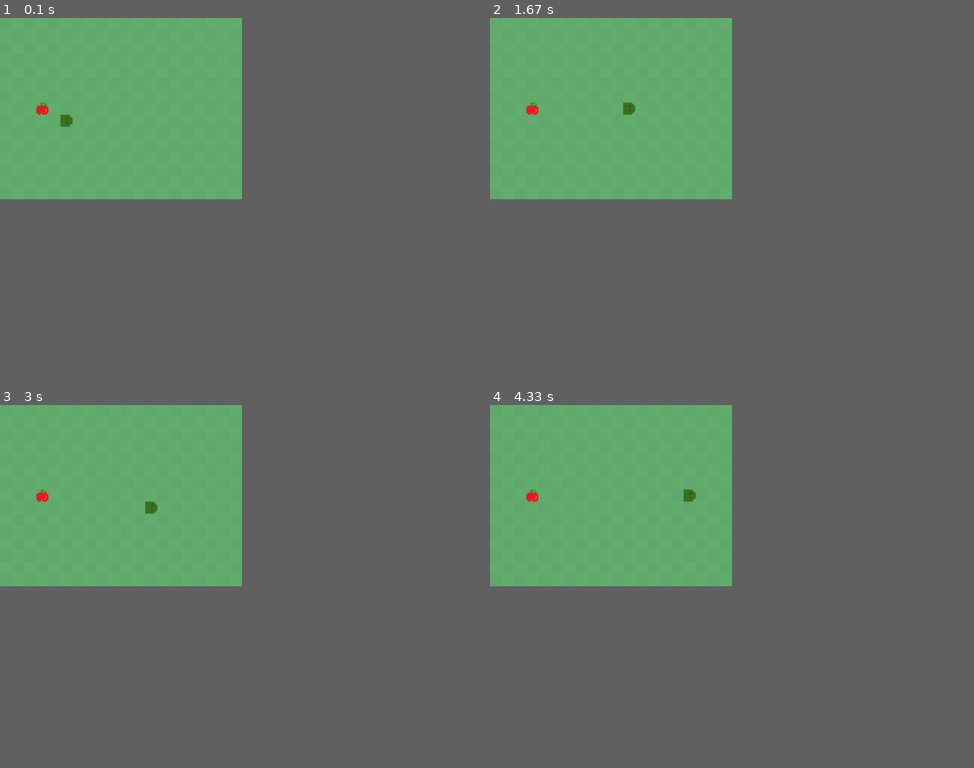
Above: before the commit, frames 1-4 (two rows, left to right).
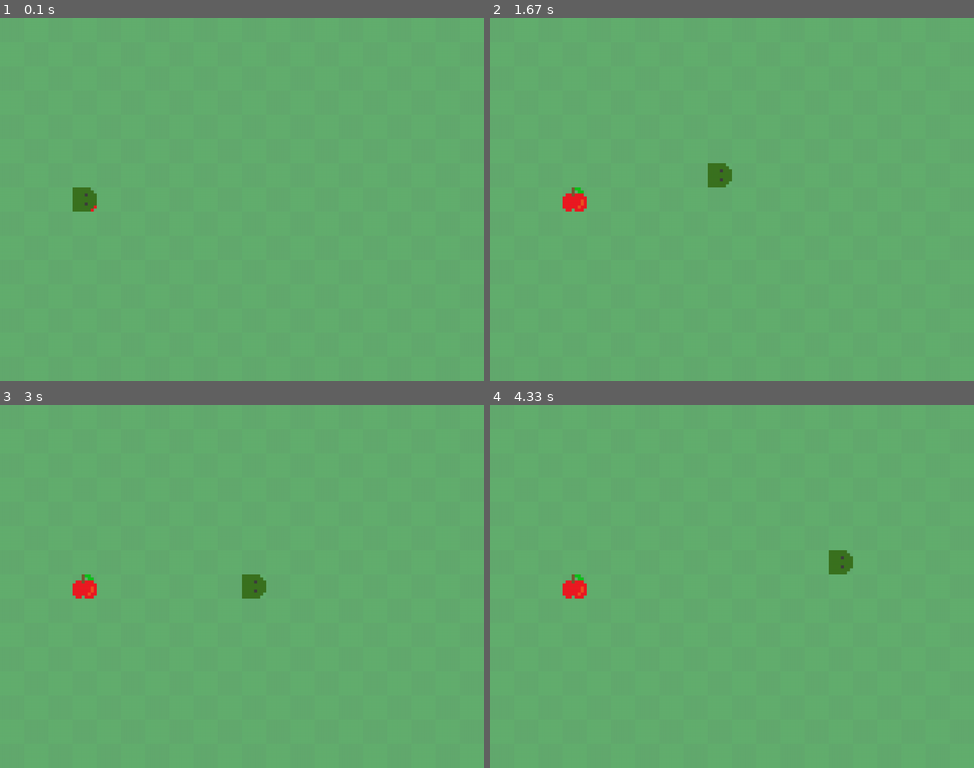
Above: after the commit, the same moments.

Repository: gwaem/pygame_snake
Game: pygame game, started from game.py
The game is run twice, just before and just after one commit, with the same random seed, the same clock (stepped at 60 frames per second) and the same inputs.
Inputs:
- Up to frame 1 (0.1 s): no input
- Up to frame 2 (1.67 s): hold Right 0.33-0.8 s; hold Up 0.83-1.13 s; hold Right 1.17-1.63 s
- Up to frame 3 (3 s): hold Down 2.23-2.53 s; hold Left 2.57-2.97 s
- Up to frame 4 (4.33 s): hold Up 3-3.37 s; hold Right 3.4-4.03 s; hold Down from 4.07 s (still down)
In our replay, the window is 450x337 before the commit and 900x675 after it. These sizes can differ from the game's own. Grey fills any space a smaller window leaves; there, only what the larger window draws over its background counts as a difference.

The runs differ from the first frame. In frame 1, 0.5% of the frame differs, in the area x 7-20%, y 23-54%; in frame 2, 0.7%, in the area x 7-50%, y 23-54%; in frame 3, 0.7%; in frame 4, 0.7%.

Commit message:
refactor: add constants for tile and screen dimensions

Diff:
--- a/game.py
+++ b/game.py
@@ -3,17 +3,19 @@
 import pygame
 
 from scripts.utils import *
-from scripts.entities import PhysicsEntity, Entity
+from scripts.entities import PlayerEntity, Entity
 from scripts.tilemap import Tilemap
 
 
 class Game:
     def __init__(self):
         pygame.init()
+        self.TILES_X = 20
+        self.TILES_Y = 15
+        self.TILE_SIZE = 32
 
-        self.SCREEN_WIDTH = 320
-        self.SCREEN_HEIGHT = 240
-        self.TILE_SIZE = (16, 16)
+        self.SCREEN_WIDTH = self.TILES_X * self.TILE_SIZE
+        self.SCREEN_HEIGHT = self.TILES_Y * self.TILE_SIZE
 
         pygame.display.set_caption("Snake")
         self.screen = pygame.display.set_mode(
@@ -29,28 +31,31 @@
 
         self.assets = {
             "player": pygame.transform.scale(
-                load_image("entities/player/player.png"), self.TILE_SIZE
+                load_image("entities/player/player.png"),
+                (self.TILE_SIZE, self.TILE_SIZE),
             ),
             "apple": pygame.transform.scale(
-                load_image("entities/apple.png"), self.TILE_SIZE
+                load_image("entities/apple.png"), (self.TILE_SIZE, self.TILE_SIZE)
             ),
             "tile_0": pygame.transform.scale(
-                load_image("tiles/tile_0.png"), self.TILE_SIZE
+                load_image("tiles/tile_0.png"), (self.TILE_SIZE, self.TILE_SIZE)
             ),
             "tile_1": pygame.transform.scale(
-                load_image("tiles/tile_1.png"), self.TILE_SIZE
+                load_image("tiles/tile_1.png"), (self.TILE_SIZE, self.TILE_SIZE)
             ),
         }
 
-        self.player = PhysicsEntity(self, "player", (5, 8), self.TILE_SIZE)
+        self.player = PlayerEntity(
+            self, "player", (3, 7), (self.TILE_SIZE, self.TILE_SIZE)
+        )
         self.apple = Entity(
             self,
             "apple",
-            (random.randint(0, 19), random.randint(0, 14)),
-            self.TILE_SIZE,
+            (random.randint(0, self.TILES_X - 1), random.randint(0, self.TILES_Y - 1)),
+            (self.TILE_SIZE, self.TILE_SIZE),
         )
 
-        self.tilemap = Tilemap(self)
+        self.tilemap = Tilemap(self, self.TILE_SIZE)
 
     def run(self):
         while True:
--- a/scripts/entities.py
+++ b/scripts/entities.py
@@ -1,5 +1,3 @@
-import pygame
-
 from scripts.utils import *
 
 
@@ -11,26 +9,26 @@
         self.size = size
 
     def render(self, surface):
-        pixel_pos = tile_to_pixel(self.pos)
+        pixel_pos = tile_to_pixel(self.pos, self.game.TILE_SIZE)
         surface.blit(self.game.assets["apple"], pixel_pos)
 
 
-class PhysicsEntity(Entity):
+class PlayerEntity(Entity):
     def __init__(self, game, entity_type, pos, size):
         super().__init__(game, entity_type, pos, size)
 
     def update(self, movement=(0, 0)):
         """Update the player position."""
 
-        if movement[0] == 1 and self.pos[0] < 19:
+        if movement[0] == 1 and self.pos[0] < (self.game.TILES_X - 1):
             self.pos[0] += movement[0]
         if movement[0] == -1 and self.pos[0] > 0:
             self.pos[0] += movement[0]
-        if movement[1] == 1 and self.pos[1] < 14:
+        if movement[1] == 1 and self.pos[1] < (self.game.TILES_Y - 1):
             self.pos[1] += movement[1]
         if movement[1] == -1 and self.pos[1] > 0:
             self.pos[1] += movement[1]
 
     def render(self, surface):
-        pixel_pos = tile_to_pixel(self.pos)
+        pixel_pos = tile_to_pixel(self.pos, self.game.TILE_SIZE)
         surface.blit(self.game.assets["player"], pixel_pos)
--- a/scripts/tilemap.py
+++ b/scripts/tilemap.py
@@ -7,9 +7,9 @@
         self.tile_size = tile_size
         self.tiles = []
 
-        for y in range(15):
+        for y in range(self.game.TILES_Y):
             row = []
-            for x in range(20):
+            for x in range(self.game.TILES_X):
                 row.append(0)
             self.tiles.append(row)
 
--- a/scripts/utils.py
+++ b/scripts/utils.py
@@ -12,9 +12,9 @@
     return img
 
 
-def tile_to_pixel(pos):
+def tile_to_pixel(pos, tile_size):
     pos = list(pos)
-    new_pos = (pos[0] * 16), (pos[1] * 16)
+    new_pos = (pos[0] * tile_size), (pos[1] * tile_size)
 
     return new_pos
 
